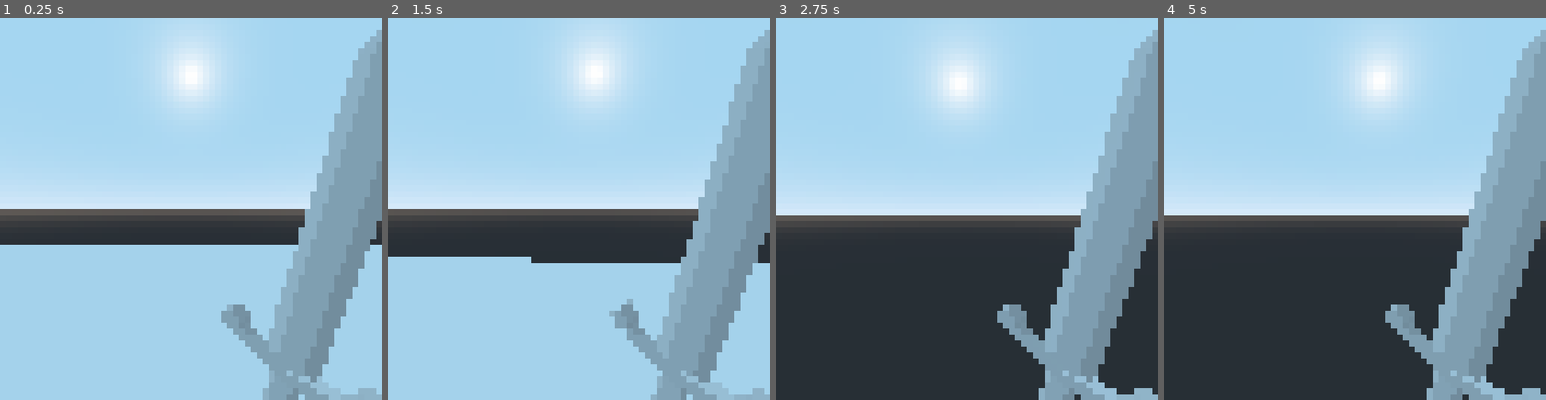
Above: before the commit, frames 1-4 (left to right).
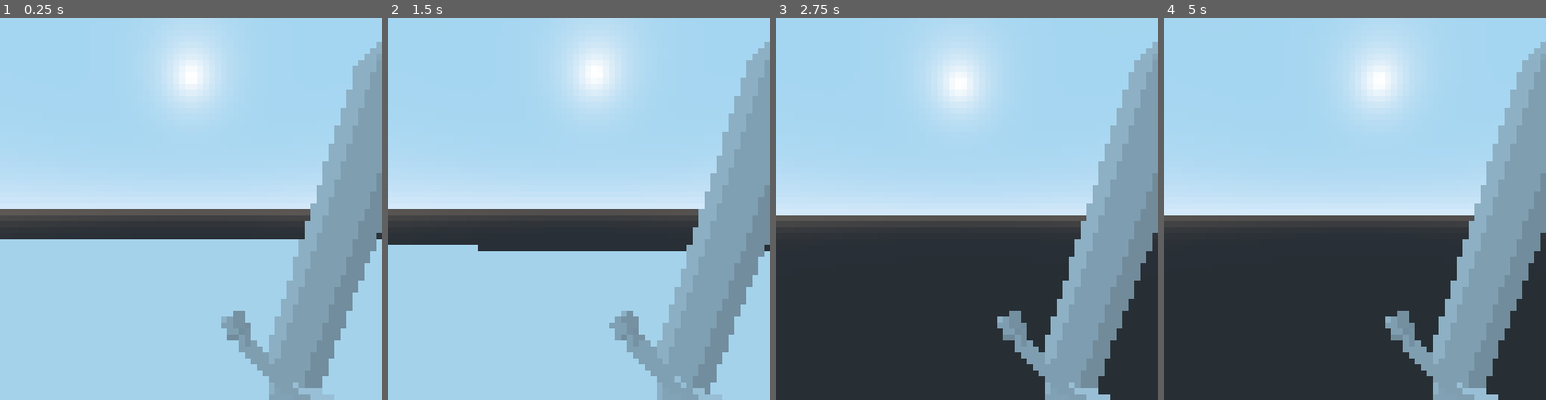
Above: after the commit, the same moments.

Repository: lmedinam/molags-curse
Game: Godot game, scene res://level/level.tscn
The game is run twice, just before and just after one commit, with the same random seed, the same clock (stepped at 60 frames per second) and the same inputs.
Inputs (mouse positions are in pixels of both pictures, inside the frame that each line leads up to):
- Up to frame 1 (0.25 s): no input
- Up to frame 2 (1.5 s): tap Enter at 0.5 s; move the mouse to (598, 209) at 0.52 s; hold E (action) 0.53-1.28 s; hold Up (ui_up) from 0.53 s (still down); move the mouse to (559, 209) at 1.27 s; tap E (action) at 1.35 s
- Up to frame 3 (2.75 s): keep holding Up (ui_up); move the mouse to (974, 201) at 2.02 s; hold E (action) from 2.03 s (still down)
- Up to frame 4 (5 s): keep holding Up (ui_up); tap Space at 2.75 s; move the mouse to (1351, 216) at 2.77 s; release E (action) at 2.78 s; tap E (action) at 2.85, 4.35 s; move the mouse to (1385, 212) at 3.52 s; hold E (action) 3.53-4.28 s; move the mouse to (1324, 205) at 4.27 s

The runs differ from the first frame. In frame 1, 3.7% of the frame differs, in the area x 0-100%, y 3-100%; in frame 2, 4.7%; in frame 3, 2.8%; in frame 4, 2.8%.

Commit message:
Camera height

Diff:
--- /dev/null
+++ b/enemies/zombie.tscn
@@ -0,0 +1,13 @@
+[gd_scene load_steps=3 format=2]
+
+[ext_resource path="res://enemies/zombie.gltf" type="PackedScene" id=1]
+[ext_resource path="res://player/player_shape.tres" type="Shape" id=2]
+
+[node name="Zombie" type="KinematicBody"]
+
+[node name="Body" type="CollisionShape" parent="."]
+transform = Transform( 1, 0, 0, 0, -1.62921e-07, 1, 0, -1, -1.62921e-07, 0, 0.85, 0 )
+shape = ExtResource( 2 )
+
+[node name="Mesh" parent="." instance=ExtResource( 1 )]
+transform = Transform( 1, 0, 0, 0, 1, 0, 0, 0, 1, 0, 0.85, 0 )
--- a/level/level.tscn
+++ b/level/level.tscn
@@ -1,7 +1,8 @@
-[gd_scene load_steps=5 format=2]
+[gd_scene load_steps=6 format=2]
 
 [ext_resource path="res://player/player.tscn" type="PackedScene" id=1]
 [ext_resource path="res://actionables/lever.tscn" type="PackedScene" id=2]
+[ext_resource path="res://enemies/zombie.tscn" type="PackedScene" id=3]
 
 [sub_resource type="QuadMesh" id=1]
 size = Vector2( 20, 20 )
@@ -26,3 +27,6 @@
 
 [node name="Lever" parent="." instance=ExtResource( 2 )]
 transform = Transform( 1, 0, 0, 0, 1, 0, 0, 0, 1, 0, 0, 7.42414 )
+
+[node name="Zombie" parent="." instance=ExtResource( 3 )]
+transform = Transform( 1, 0, 0, 0, 1, 0, 0, 0, 1, -4.8823, 0, -4.40767 )
--- a/player/player.tscn
+++ b/player/player.tscn
@@ -2,20 +2,17 @@
 
 [ext_resource path="res://player/player.gd" type="Script" id=1]
 [ext_resource path="res://player/sword.gltf" type="PackedScene" id=2]
-
-[sub_resource type="CapsuleShape" id=1]
-radius = 0.35
-height = 1.4
+[ext_resource path="res://player/player_shape.tres" type="Shape" id=3]
 
 [node name="Player" type="KinematicBody"]
 script = ExtResource( 1 )
 
 [node name="Body" type="CollisionShape" parent="."]
-transform = Transform( 1, 0, 0, 0, -1.62921e-07, -1, 0, 1, -1.62921e-07, 0, 1.05, 0 )
-shape = SubResource( 1 )
+transform = Transform( 1, 0, 0, 0, -1.62921e-07, -1, 0, 1, -1.62921e-07, 0, 0.85, 0 )
+shape = ExtResource( 3 )
 
 [node name="Head" type="Spatial" parent="."]
-transform = Transform( 1, 0, 0, 0, 1, 0, 0, 0, 1, 0, 1.8, 0 )
+transform = Transform( 1, 0, 0, 0, 1, 0, 0, 0, 1, 0, 1.4, 0 )
 
 [node name="Camera" type="Camera" parent="Head"]
 fov = 90.0
@@ -26,7 +23,7 @@
 cast_to = Vector3( 0, 0, -2 )
 
 [node name="Objects" type="Spatial" parent="."]
-transform = Transform( 1, 0, 0, 0, 1, 0, 0, 0, 1, 0, 1.8, 0 )
+transform = Transform( 1, 0, 0, 0, 1, 0, 0, 0, 1, 0, 1.35, 0 )
 
 [node name="Sword" parent="Objects" instance=ExtResource( 2 )]
 transform = Transform( 0.198267, -0.739942, -0.642788, 0.965926, 0.258819, 0, 0.166366, -0.620885, 0.766044, 0.5, -0.85, -1 )
--- /dev/null
+++ b/player/player_shape.tres
@@ -0,0 +1,4 @@
+[gd_resource type="CapsuleShape" format=2]
+
+[resource]
+radius = 0.35
